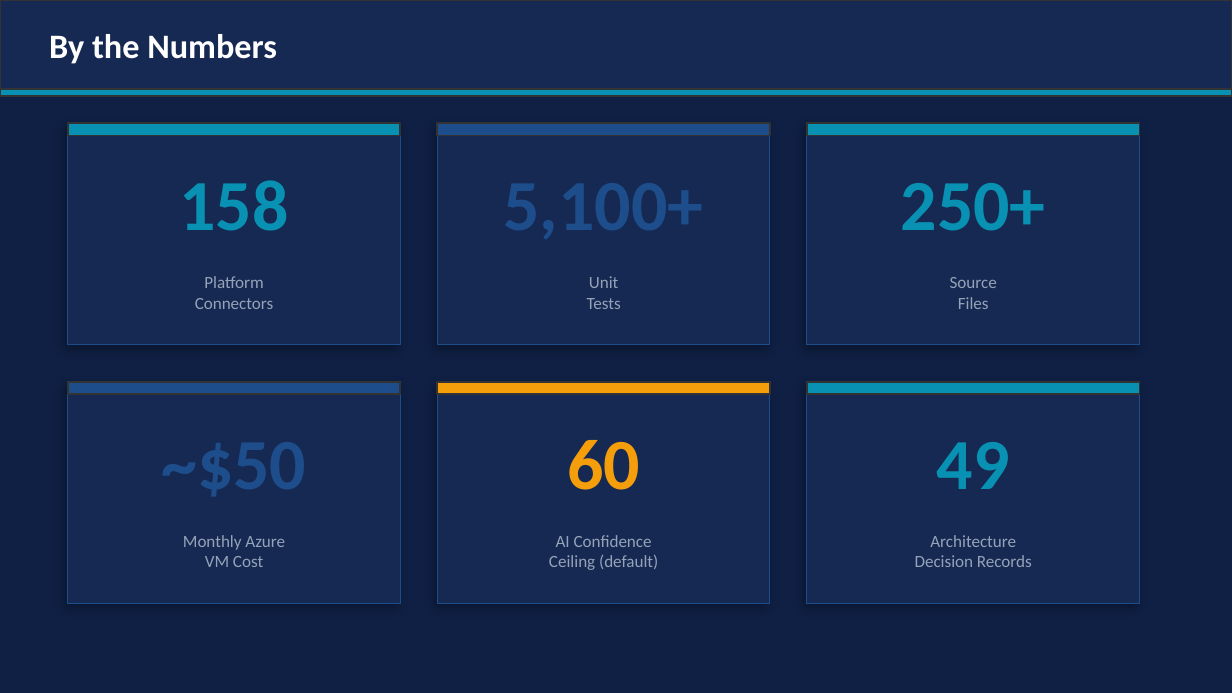
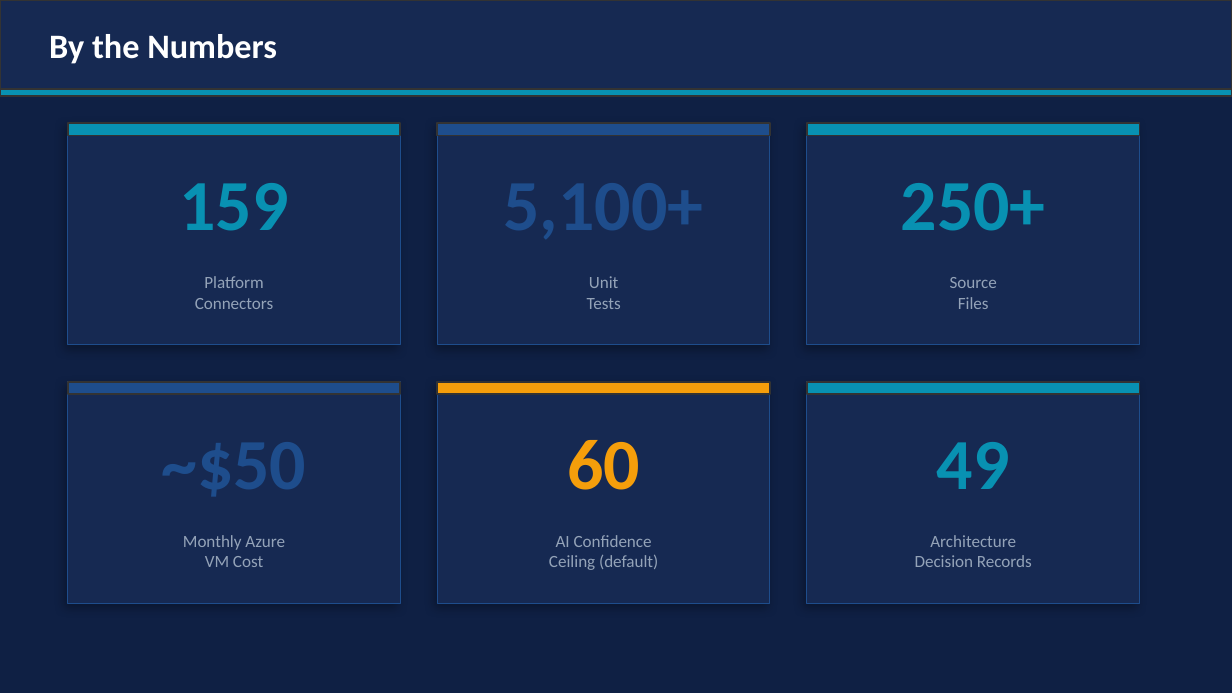
Before and after one commit to wrhalpin/GNAT, a slide deck: slide 30 of GNAT-Presentation.pptx. Drawn at 1232x693 pixels with LibreOffice and Linux fonts; fonts in the diff are those of the drawing. Boxes give left, top, right and bottom in pixels: in the first picture for what was removed or moved away, otherwise in the second. Text is boxed around its words. In the diff, an @@ line names an element or a change of style, - is before the commit and + after.

```diff
--- a/GNAT-Presentation.pptx
+++ b/GNAT-Presentation.pptx
@@ text at [179, 183, 288, 231]: text changed @@
-158
+159
```
Also in this commit, not shown: 7 other slides changed, 7 other files.
